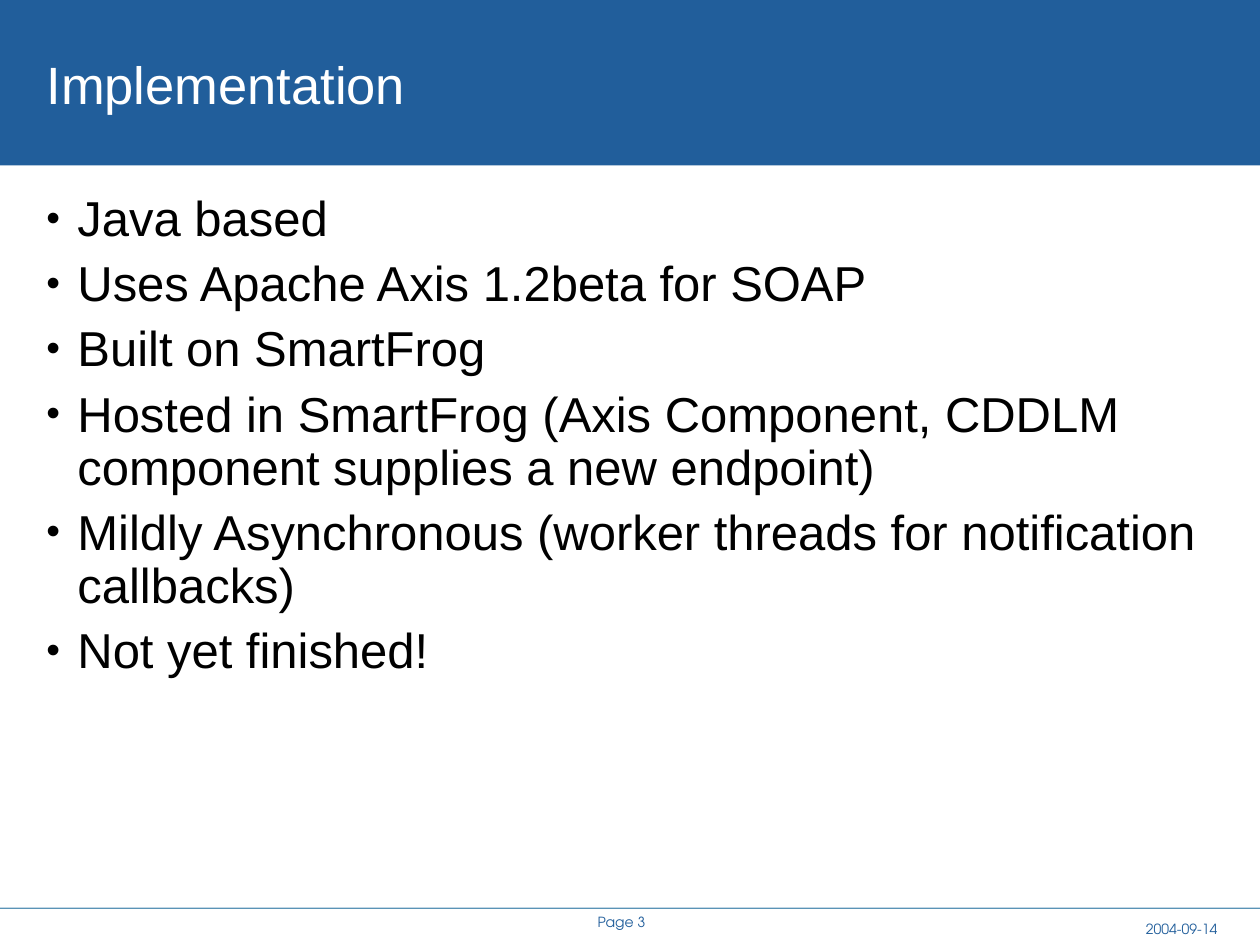
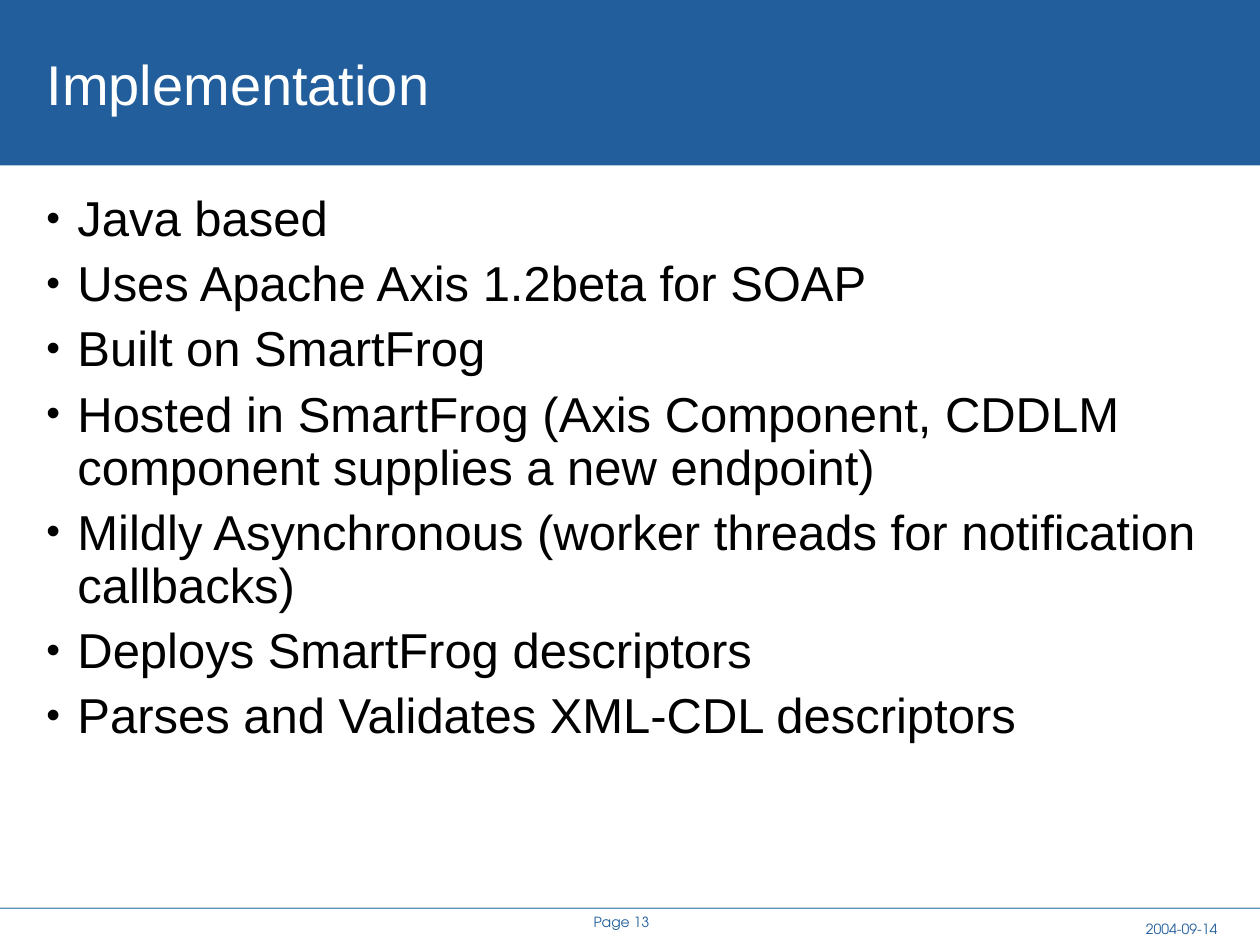
Before and after one commit to rhusar/smartfrog, a slide deck: slide 13 of core/components/cddlm/doc/A Service API for deployment.ppt (slide 3 before the commit). Drawn at 1260x945 pixels with LibreOffice and Linux fonts; fonts in the diff are those of the drawing; background and template pictures are left out. Boxes give left, top, right and bottom in pixels: in the first picture for what was removed or moved away, otherwise in the second. Text is boxed around its words. In the diff, an @@ line names an element or a change of style, - is before the commit and + after.

```diff
--- a/core/components/cddlm/doc/A Service API for deployment.ppt
+++ b/core/components/cddlm/doc/A Service API for deployment.ppt
@@ title "Implementation" at (x1=47, y1=64, x2=430, y2=116): size 30 to 32 pt @@
@@ text at (x1=77, y1=632, x2=1015, y2=743): text changed @@
-• Not yet finished!
+• Deploys SmartFrog descriptors
+• Parses and Validates XML-CDL descriptors
@@ page number at (x1=594, y1=916, x2=650, y2=930): text changed @@
-Page 3
+Page 13
```
Also in this commit, not shown: 9 other slides changed, 8 slides added, 19 other files.
